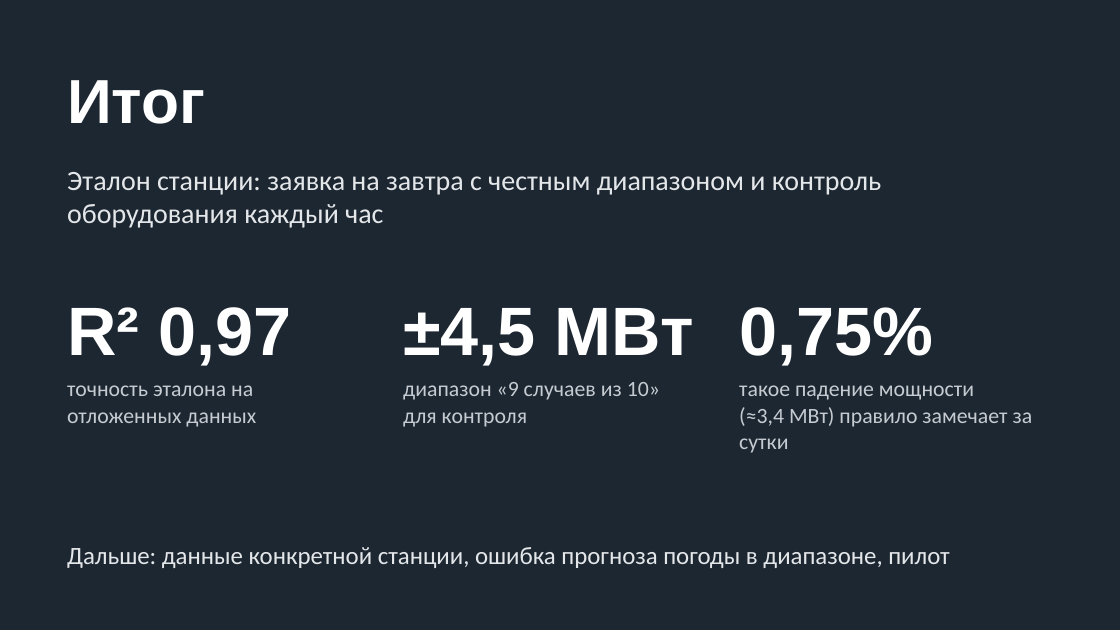
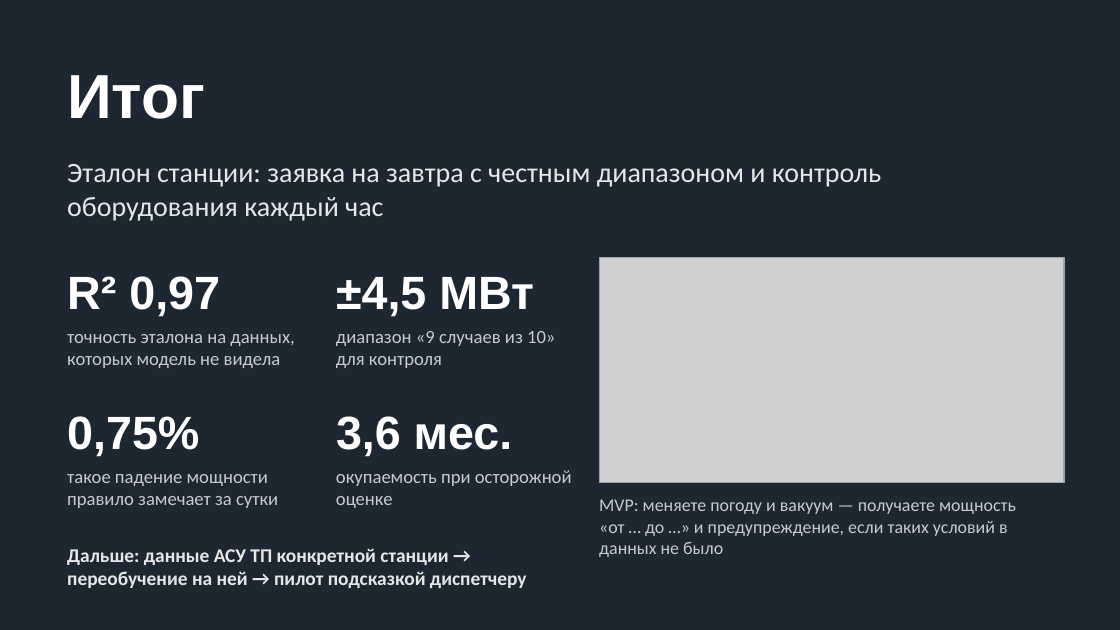
Before and after one commit to eFoggye/etalon-pgu, a slide deck: slide 5 of slides/pitch.pptx (slide 7 before the commit). Drawn at 1120x630 pixels with LibreOffice and Linux fonts; fonts in the diff are those of the drawing; grey boxes stand for pictures. Boxes give left, top, right and bottom in pixels: in the first picture for what was removed or moved away, otherwise in the second. Text is boxed around its words. In the diff, an @@ line names an element or a change of style, - is before the commit and + after.

```diff
--- a/slides/pitch.pptx
+++ b/slides/pitch.pptx
@@ title "Итог": place and size @@
-title "Итог" at [67,80,205,124]
+title "Итог" at [67,75,205,119]
@@ text "Эталон станции: заявка на завтра ...": place and size @@
-text "Эталон станции: заявка на завтра ..." at [67,172,881,228]
+text "Эталон станции: заявка на завтра ..." at [67,164,881,221]
@@ text "R² 0,97": place and size @@
-text "R² 0,97" at [67,307,291,366]
+text "R² 0,97" at [67,276,220,317]
@@ text "±4,5 МВт": place and size @@
-text "±4,5 МВт" at [403,308,694,366]
+text "±4,5 МВт" at [336,277,534,317]
@@ picture added at [599,258,1064,483] @@
@@ rectangle added at [599,258,1064,483], outline #9AA5AE 0.75 pt @@
@@ text "диапазон «9 случаев из 10» ...": place and size @@
-text "диапазон «9 случаев из 10» ..." at [403,382,660,427]
+text "диапазон «9 случаев из 10» ..." at [336,331,555,368]
@@ text "диапазон «9 случаев из 10» ..." at [336,331,555,368]: size 14 to 12 pt @@
@@ text at [67,334,294,368]: text changed; size 14 to 12 pt @@
-точность эталона на отложенных данных
+точность эталона на данных, которых модель не видела
@@ size 44 to 30 pt in 3 elements at [67,276,220,317], [336,277,534,317], [67,416,199,457] @@
@@ text "0,75%": place and size @@
-text "0,75%" at [739,307,933,366]
+text "0,75%" at [67,416,199,457]
@@ text added at [336,416,513,457], 30 pt, text #FFFFFF, bold @@
+3,6 мес.
@@ text at [67,474,278,508]: text changed; size 14 to 12 pt @@
-такое падение мощности (≈3,4 МВт) правило замечает за сутки
+такое падение мощности правило замечает за сутки
@@ text added at [336,470,572,508], 12 pt, text #C5CBD1 @@
+окупаемость при осторожной оценке
@@ text added at [599,499,1016,557], 11.5 pt, text #C5CBD1 @@
+MVP: меняете погоду и вакуум — получаете мощность «от … до …» и предупреждение, если таких условий в данных не было
@@ text at [67,548,527,588]: text changed; size 16 to 12.5 pt; bold on @@
-Дальше: данные конкретной станции, ошибка прогноза погоды в диапазоне, пилот
+Дальше: данные АСУ ТП конкретной станции → переобучение на ней → пилот подсказкой диспетчеру
@@ text "Дальше: данные АСУ ТП конкретной ..." at [67,548,527,588]: vertical alignment middle to top @@
```
Also in this commit, not shown: 2 other slides changed, 2 slides added, 4 slides removed, 13 other files.
